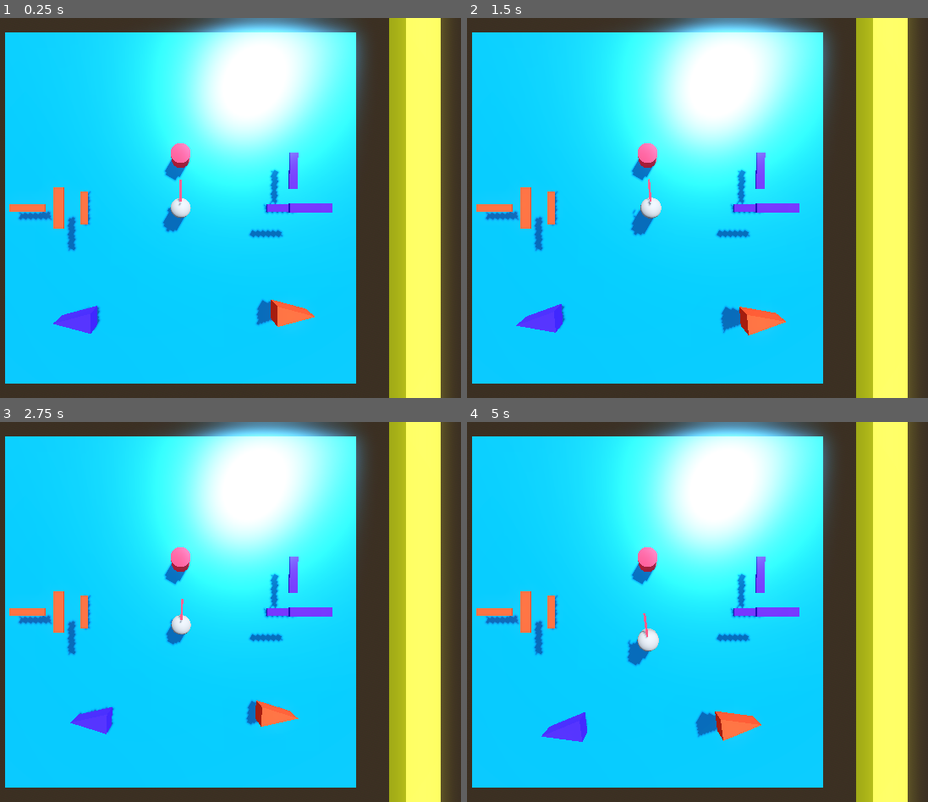
Above: before the commit, frames 1-4 (two rows, left to right).
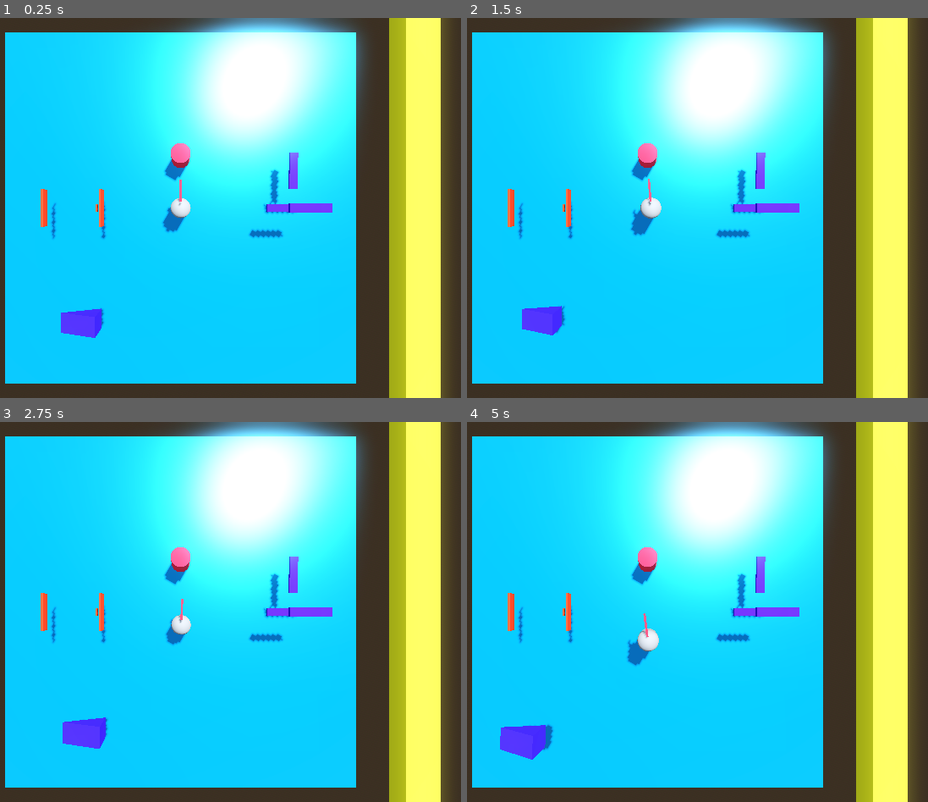
Above: after the commit, the same moments.

Repository: Charlie-Quin/Portals-
Game: Godot game, scene res://world.tscn
The game is run twice, just before and just after one commit, with the same random seed, the same clock (stepped at 60 frames per second) and the same inputs.
Inputs (mouse positions are in pixels of both pictures, inside the frame that each line leads up to):
- Up to frame 1 (0.25 s): no input
- Up to frame 2 (1.5 s): move the mouse to (683, 208) at 0.52 s; tap A (a) at 0.6 s; tap Space (jump) at 0.77 s; tap D (d) at 0.8, 1.35 s; move the mouse to (614, 208) at 1.27 s
- Up to frame 3 (2.75 s): tap Space (jump) at 1.52 s; tap S (s) at 1.55, 2.1 s; move the mouse to (198, 604) at 2.02 s; tap A (a) at 2.3 s
- Up to frame 4 (5 s): move the mouse to (637, 619) at 2.77 s; tap A (a) at 2.85, 4.55 s; tap Space (jump) at 3.02, 3.77, 4.52 s; tap D (d) at 3.05, 3.6 s; move the mouse to (697, 615) at 3.52 s; tap S (s) at 3.8, 4.35 s; move the mouse to (596, 608) at 4.27 s

The runs differ from the first frame. In frame 1, 2.0% of the frame differs, in the area x 2-69%, y 44-85%; in frame 2, 2.0%; in frame 3, 2.4%; in frame 4, 3.1%, in the area x 2-64%, y 44-89%.

Commit message:
rotations do not work.

Diff:
--- a/player.gd
+++ b/player.gd
@@ -50,7 +50,7 @@
 		rotation.y += (-event.relative.x * SENSITIVITY)
 
 
-		if !camera.current:
+		if false and !camera.current:
 			return
 
 		neck.rotation.x += (-event.relative.y * SENSITIVITY)
--- a/portal.gd
+++ b/portal.gd
@@ -50,7 +50,7 @@
 	camera.position = newPosition
 
 	# Calculate the combined matrix
-	var matrix = global_transform * targetPortal.global_transform.affine_inverse() * player.global_transform
+	var matrix = global_transform * targetPortal.global_transform.affine_inverse() * player.neck.global_transform
 
 	# Extract rotation from the matrix
 	var rotation = matrix.basis.get_rotation_quaternion()
--- a/world.tscn
+++ b/world.tscn
@@ -130,7 +130,7 @@
 material = SubResource("StandardMaterial3D_uuctm")
 
 [node name="portal1" type="Node3D" parent="." node_paths=PackedStringArray("targetPortal")]
-transform = Transform3D(-4.37114e-08, 0, 1, 0, 1, 0, -1, 0, -4.37114e-08, -5.35455, 0, 0)
+transform = Transform3D(-4.37114e-08, -1, -4.37114e-08, 0, -4.37114e-08, 1, -1, 4.37114e-08, 1.91069e-15, -5.35455, 0, 0)
 script = ExtResource("3_g7d16")
 targetPortal = NodePath("../portal2")
 
